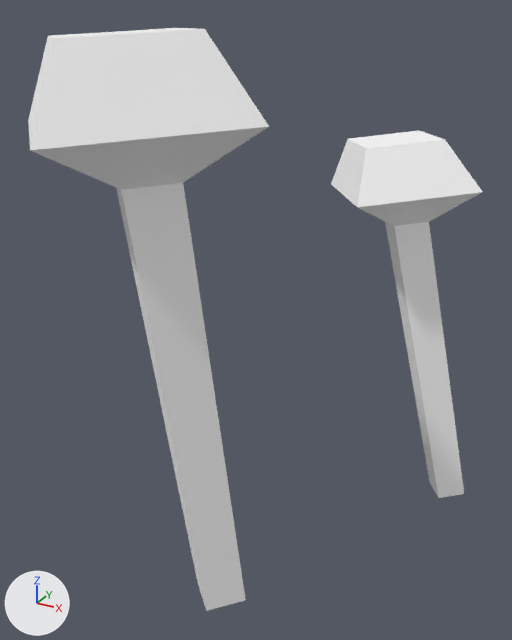
An edit to the glTF model assets/synty/simple_fantasy/models/SF_Env_Elven_Flower_01.glb, drawn before and after from the same camera.
One viewpoint serves both versions: a 50 mm camera at (0.00708, -0.01414, 0.0129) aimed at (-0.00052, -0.00031, 0.00599). The lights are fixed; the arrows at lower left show +X, +Y and +Z.

Objects in the first picture: 'SF_Env_Elven_Flower_01'.
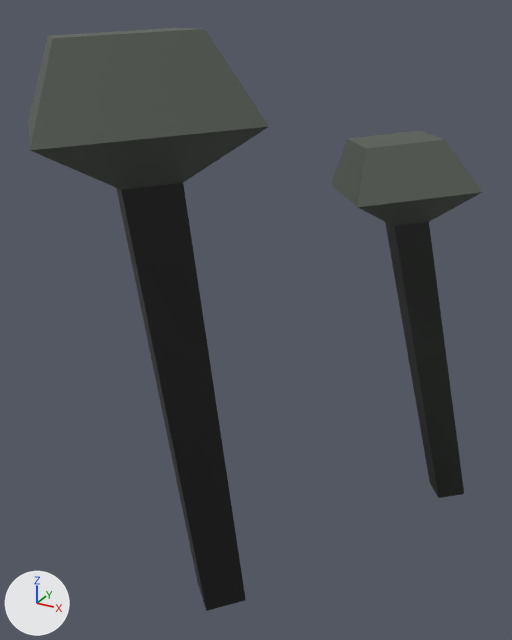
What changed in the scene script:
```text
Add img_undead_footman_01:
    img_undead_footman_01 = load_image('Undead_Footman_01', '_unpacked/Undead_Footman_01', 512, 512, 'sRGB')
Change mat_lambert1:
    remove mat_lambert1.base_color = (1.0, 1.0, 1.0)  # white #ffffff
    add mat_lambert1.texture = img_undead_footman_01
```

Location of each change, (x1, y1, x2, y2) in pixels of the pictures (512 x 640 px):
'SF_Env_Elven_Flower_01', surface changed (white to grey)
    both: (28, 28, 482, 611)
